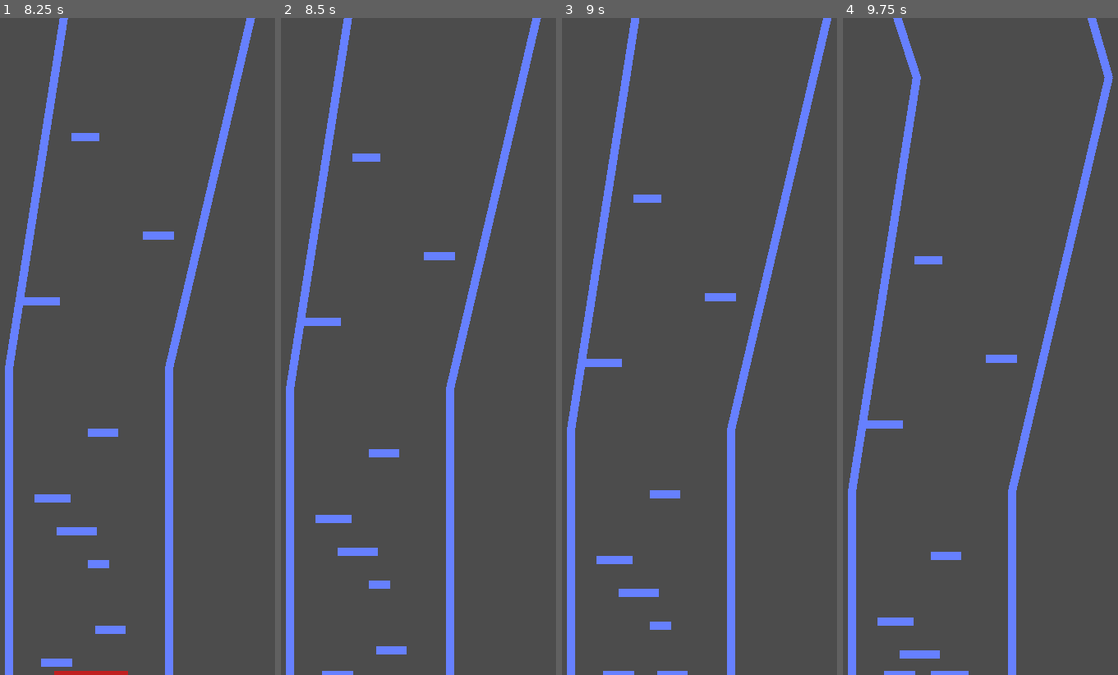
Above: before the commit, frames 1-4 (left to right).
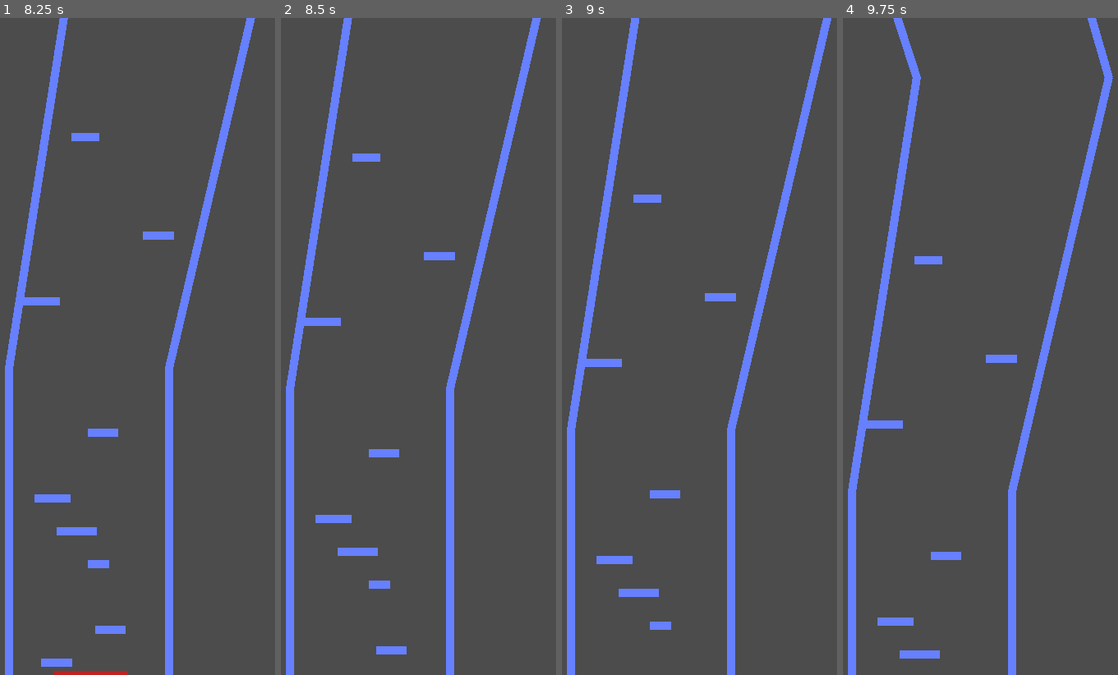
Above: after the commit, the same moments.

Repository: Ryan-Mirch/Divide-Endless-Runner-Game
Game: Godot game, scene res://Scenes/GameScene.tscn
Two runs of this game, one before a commit and one after it. Both use one fixed random seed, a clock stepped at 60 frames per second and the inputs below.
Inputs:
- Up to frame 1 (8.25 s): tap Enter (ui_accept) at 0.5, 0.77, 1.52, 3.02, 3.77, 4.52, 6.02, 6.77, 7.52 s
- Up to frame 2 (8.5 s): no input
- Up to frame 3 (9 s): no input
- Up to frame 4 (9.75 s): tap Enter (ui_accept) at 9.02 s

Frame 1 is identical in both runs. In frame 2, less than 0.1% of the frame differs, in the area x 14-27%, y 99-100%; in frame 3, 0.1%; in frame 4, 0.2%, in the area x 14-46%, y 99-100%.

Commit message:
Fixed barrier delete bug

Diff:
--- a/Extensions/Movement.tscn
+++ b/Extensions/Movement.tscn
@@ -21,7 +21,7 @@
 	get_parent().position.y += pixelsToMove
 
 	if get_parent().position.y + get_parent().get_point_position(0).y  > Global.botY:
-		queue_free()
+		get_parent().queue_free()
 		print(\"freed\")
 "
 
Not shown: 1 places in Scenes/Segment.tscn that only renumber resources
